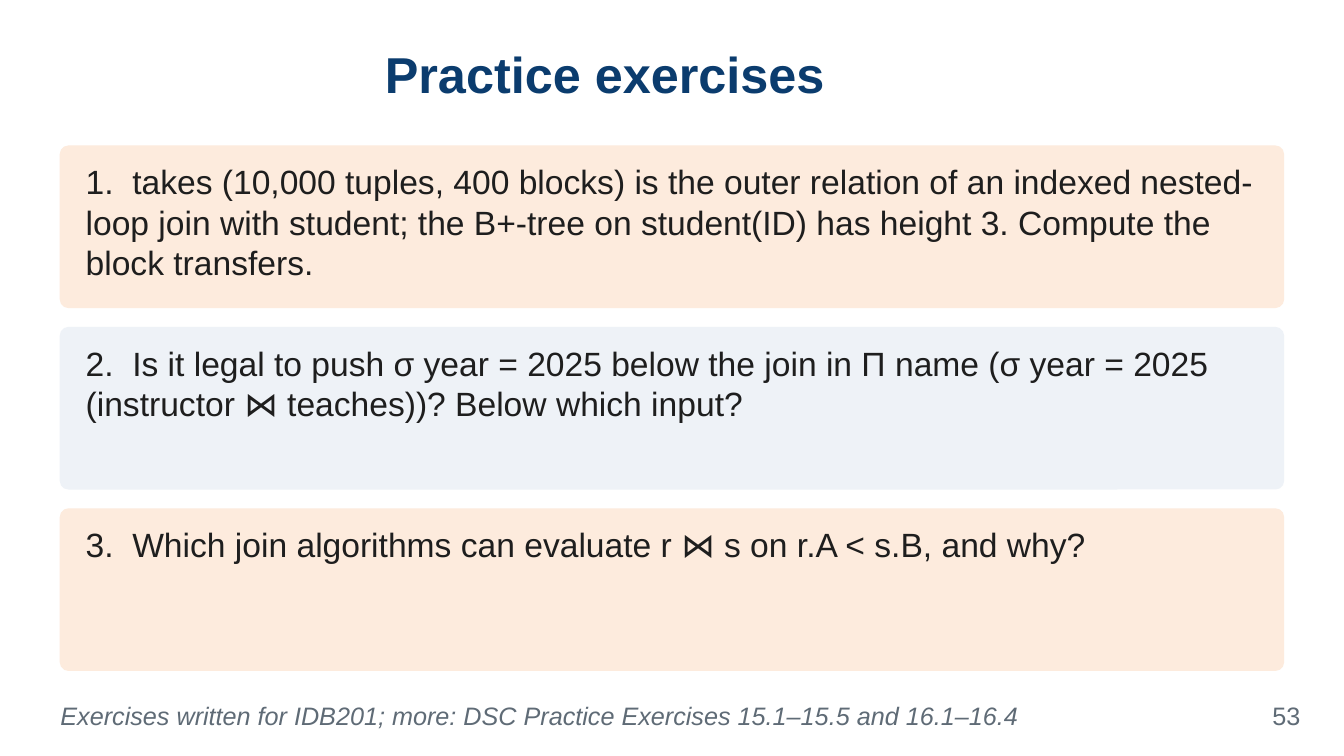
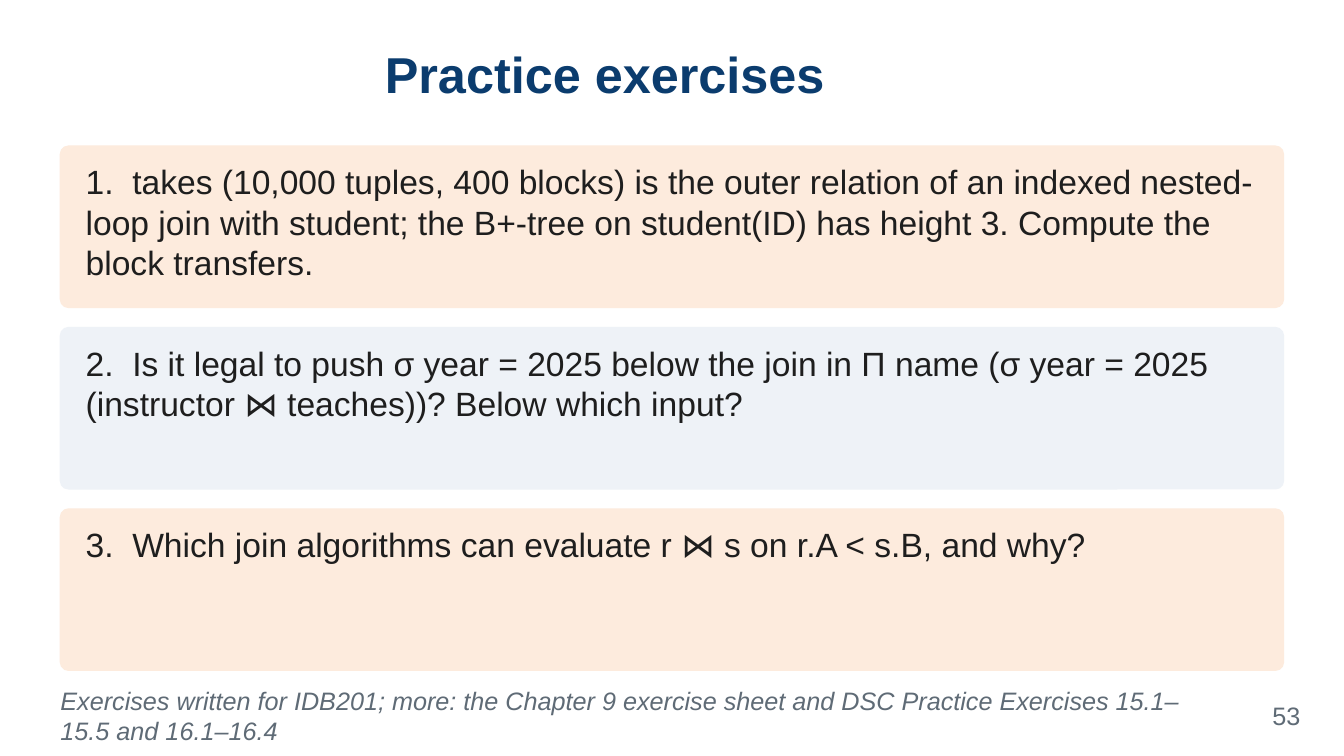
Before and after one commit to VanTTN2/IDB202, a slide deck: slide 53 of IDB201_ket-qua-sua_lan1_1/6_slides/Chapter_9.pptx. Drawn at 1344x756 pixels with LibreOffice and Linux fonts; fonts in the diff are those of the drawing; background and template pictures are left out. Boxes give left, top, right and bottom in pixels: in the first picture for what was removed or moved away, otherwise in the second. Text is boxed around its words. In the diff, an @@ line names an element or a change of style, - is before the commit and + after.

```diff
--- a/IDB201_ket-qua-sua_lan1_1/6_slides/Chapter_9.pptx
+++ b/IDB201_ket-qua-sua_lan1_1/6_slides/Chapter_9.pptx
@@ text at (x1=60, y1=691, x2=1179, y2=740): text changed @@
-Exercises written for IDB201; more: DSC Practice Exercises 15.1–15.5 and 16.1–16.4
+Exercises written for IDB201; more: the Chapter 9 exercise sheet and DSC Practice Exercises 15.1–15.5 and 16.1–16.4
```
Also in this commit, not shown: 6 other slides changed, 23 other files.
